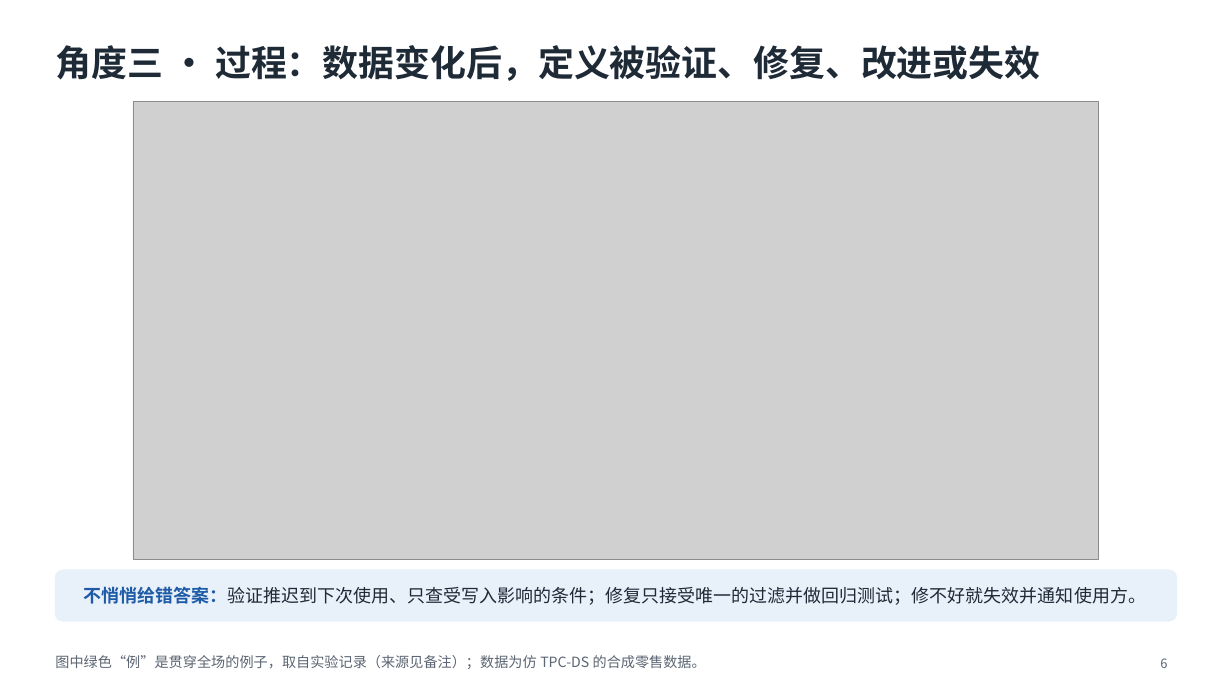
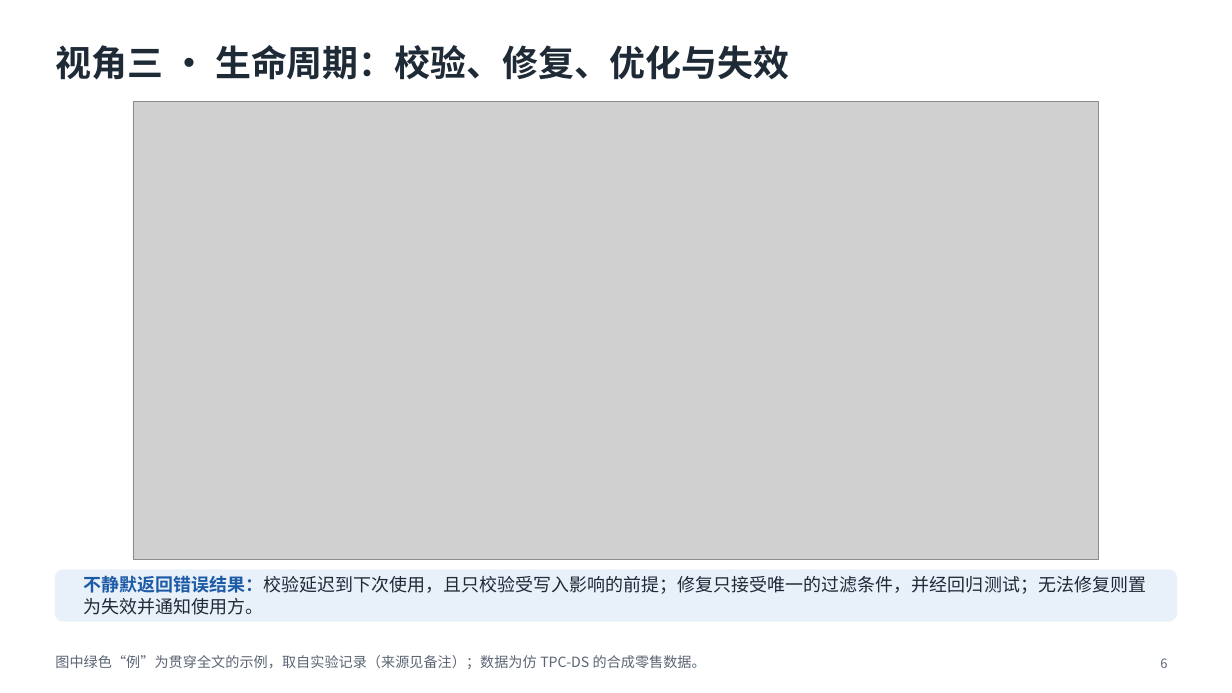
Before and after one commit to mmmttt000045/agent4db-adapter, a slide deck: slide 6 of docs/mavra-system.pptx. Drawn at 1232x693 pixels with LibreOffice and Linux fonts; fonts in the diff are those of the drawing; grey boxes stand for pictures. Boxes give left, top, right and bottom in pixels: in the first picture for what was removed or moved away, otherwise in the second. Text is boxed around its words. In the diff, an @@ line names an element or a change of style, - is before the commit and + after.

```diff
--- a/docs/mavra-system.pptx
+++ b/docs/mavra-system.pptx
@@ title at box(55, 45, 789, 80): text changed @@
-角度三 · 过程：数据变化后，定义被验证、修复、改进或失效
+视角三 · 生命周期：校验、修复、优化与失效
@@ text at box(83, 575, 1146, 615): text changed @@
-不悄悄给错答案：验证推迟到下次使用、只查受写入影响的条件；修复只接受唯一的过滤并做回归测试；修不好就失效并通知使用方。
+不静默返回错误结果：校验延迟到下次使用，且只校验受写入影响的前提；修复只接受唯一的过滤条件，并经回归测试；无法修复则置为失效并通知使用方。
@@ text at box(55, 655, 706, 669): text changed @@
-图中绿色“例”是贯穿全场的例子，取自实验记录（来源见备注）；数据为仿 TPC-DS 的合成零售数据。
+图中绿色“例”为贯穿全文的示例，取自实验记录（来源见备注）；数据为仿 TPC-DS 的合成零售数据。
```
Also in this commit, not shown: 7 other slides changed, 12 other files.
